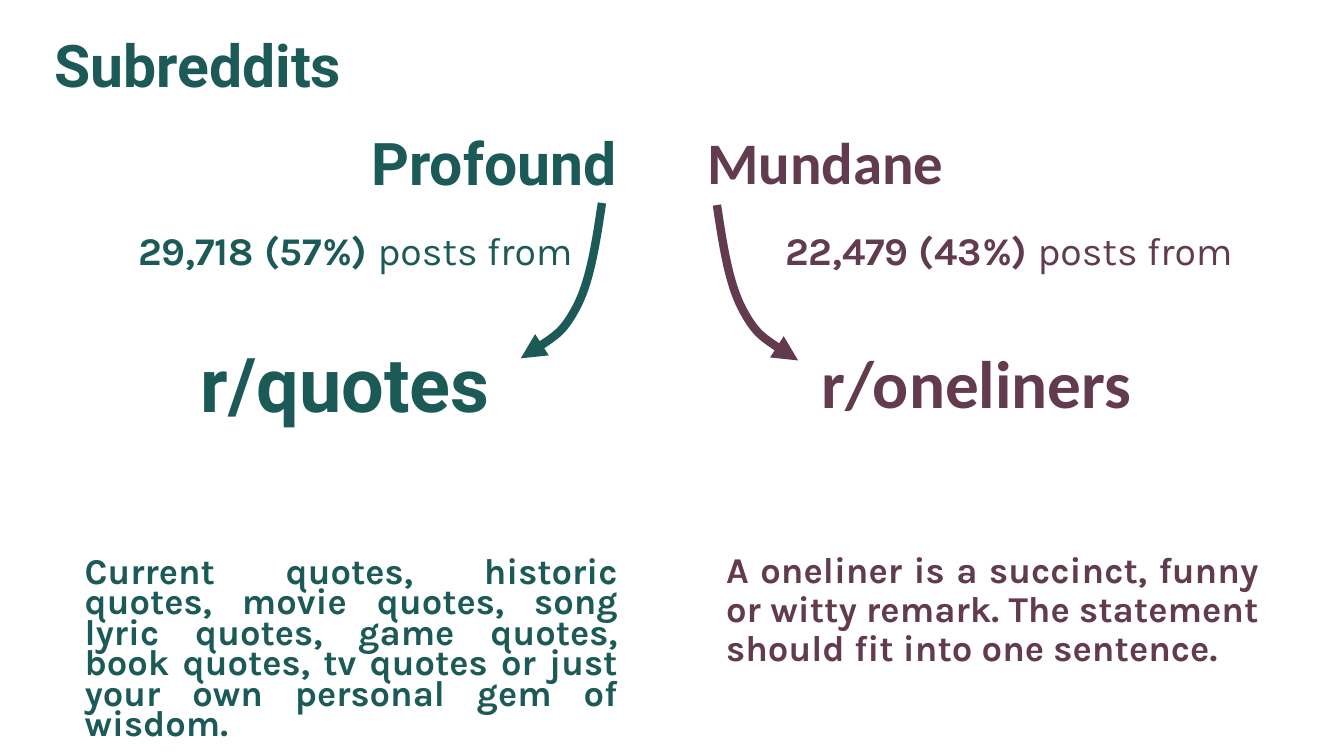
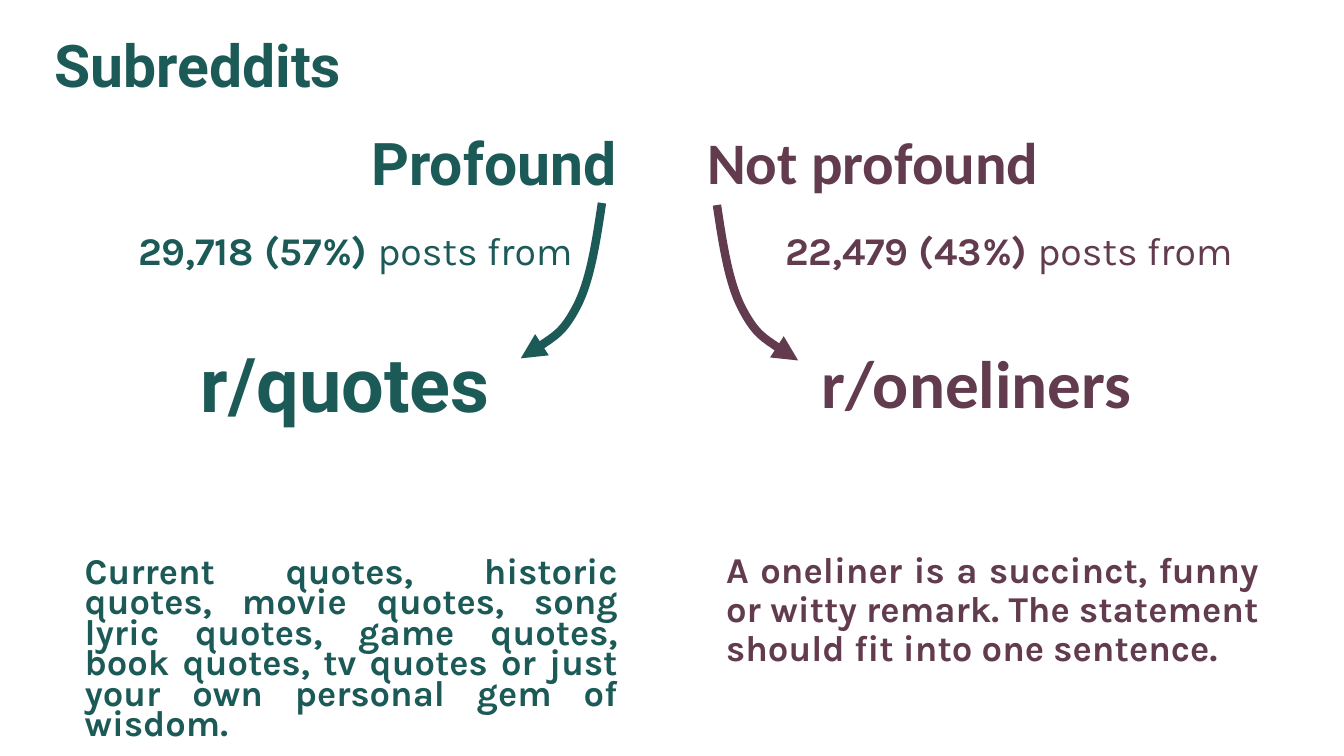
Before and after one commit to weihanfeng/profoundness-classifier, a slide deck: slide 7 of presentation/subreddit_classifier.pptx. Drawn at 1344x756 pixels with LibreOffice and Linux fonts; fonts in the diff are those of the drawing. Boxes give left, top, right and bottom in pixels: in the first picture for what was removed or moved away, otherwise in the second. Text is boxed around its words. In the diff, an @@ line names an element or a change of style, - is before the commit and + after.

```diff
--- a/presentation/subreddit_classifier.pptx
+++ b/presentation/subreddit_classifier.pptx
@@ text at [707, 142, 1038, 194]: text changed @@
-Mundane
+Not profound
```
Also in this commit, not shown: 9 other slides changed, 1 slide added, 2 other files.
